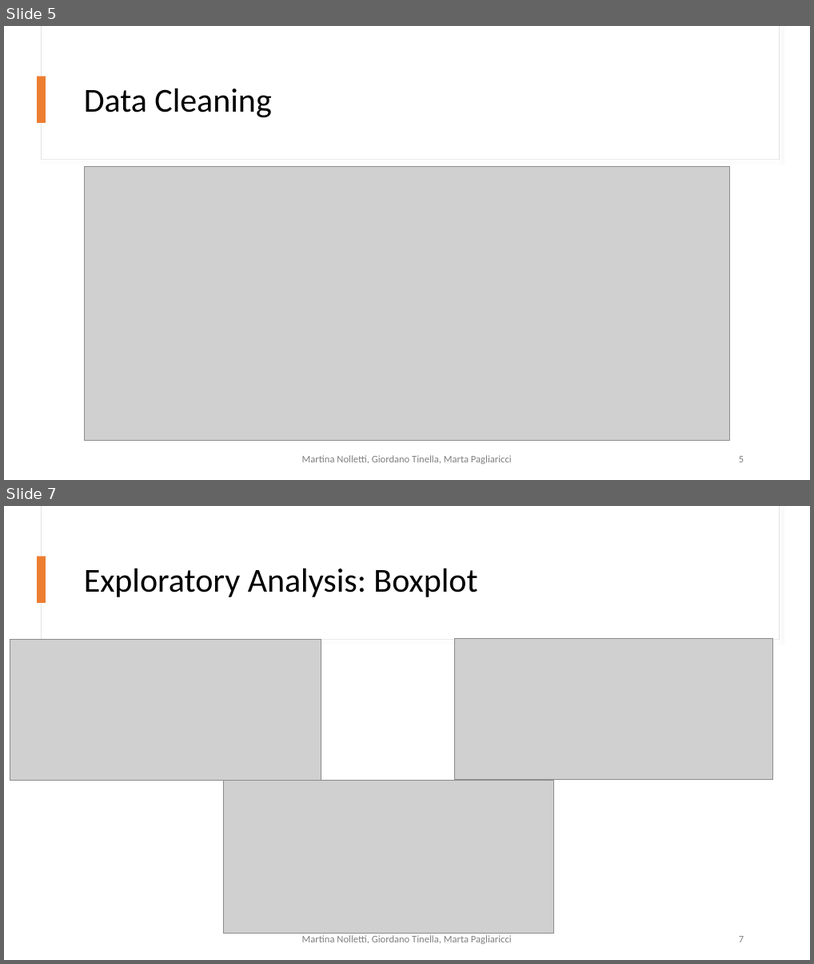
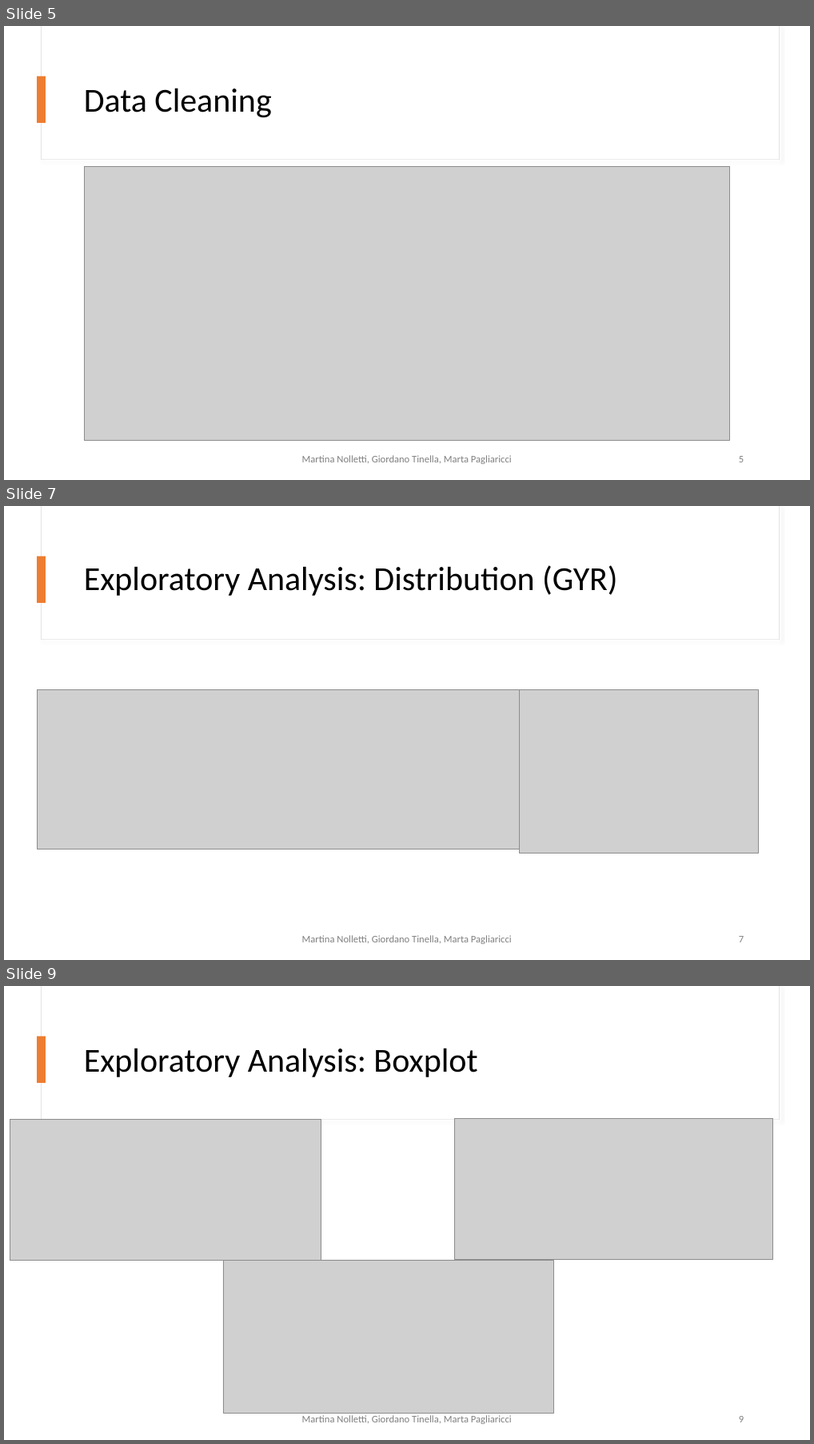
Before and after one commit to GiordanoT/predictive-analytics, a slide deck: DataAnalytics_DatasetActivities.pptx. Shown one above the other, each under a label of ours: slides 5 and 7 before the commit, slides 5, 7 and 9 after it; the slides between them are not shown. The pictures are 814x964 and 814x1444 pixels, drawn with LibreOffice and Linux fonts; fonts in the diff are those of the drawing; grey boxes stand for pictures. Boxes give left, top, right and bottom in pixels: in the first picture for what was removed or moved away, otherwise in the second. Text is boxed around its words. In the diff, an @@ line names an element or a change of style, - is before the commit and + after.

```diff
--- a/DataAnalytics_DatasetActivities.pptx
+++ b/DataAnalytics_DatasetActivities.pptx
@@ slide 7 added at [4, 506, 810, 960], background #FFFFFF @@
@@ rectangle added at [41, 506, 779, 640], fill #FFFFFF, outline #E1E1E1 0.75 pt @@
@@ rectangle added at [42, 506, 779, 639], fill #FFFFFF @@
@@ rectangle added at [38, 556, 46, 603], fill #ED7D31 @@
@@ title added at [84, 565, 618, 596], 40 pt, text #000000 @@
+Exploratory Analysis: Distribution (GYR)
@@ picture added at [38, 690, 520, 848] @@
@@ picture added at [519, 690, 759, 852] @@
@@ text added at [302, 935, 512, 944], 12 pt, text #808080 @@
+Martina Nolletti, Giordano Tinella, Marta Pagliaricci
@@ page number added at [739, 936, 744, 942], 12 pt, text #808080 @@
+7
@@ what was slide 7 is now slide 9 @@
@@ page number at [739, 1416, 744, 1422]: text changed @@
-7
+9
```
Also in this commit, not shown: 2 slides changed, 1 other slide added.
